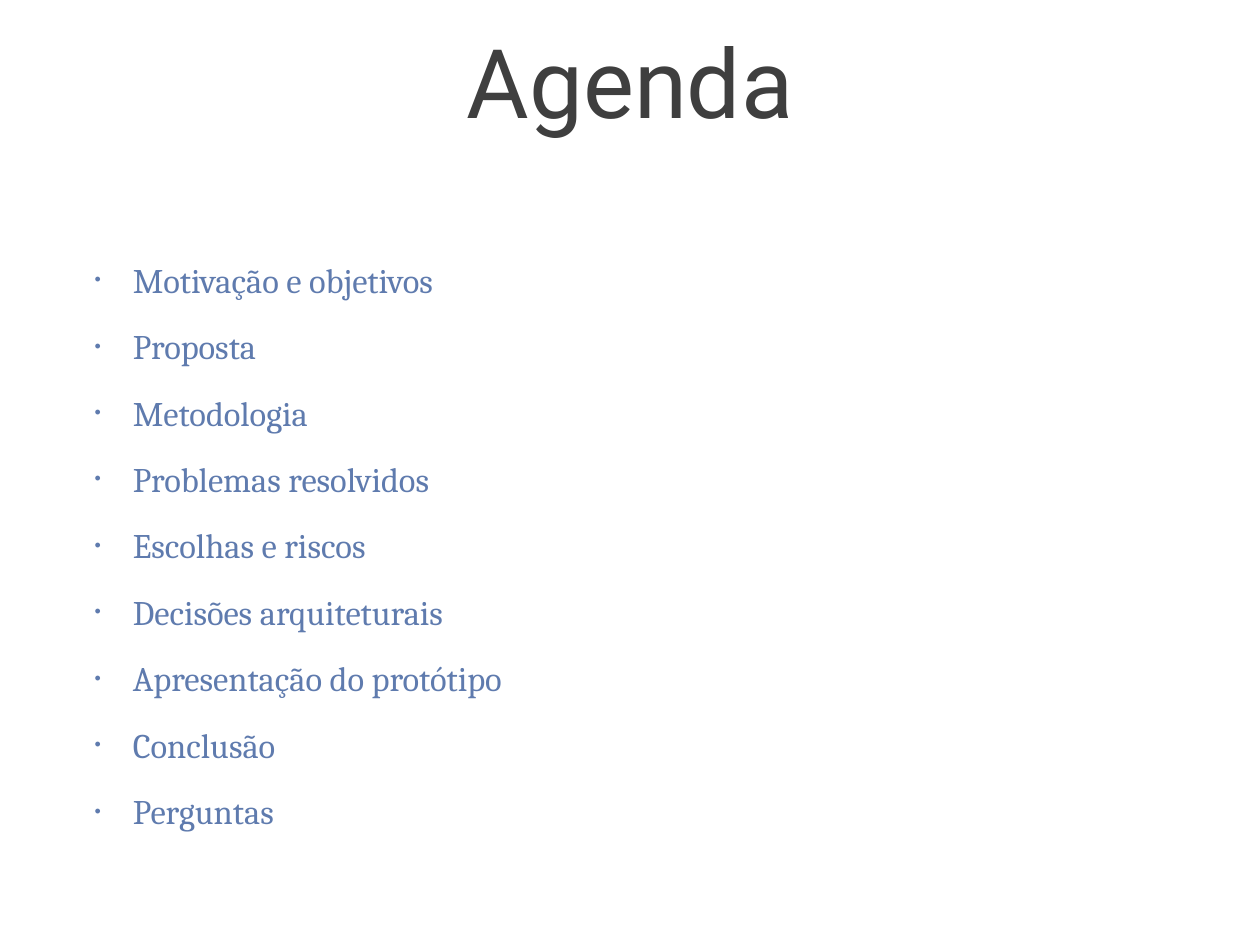
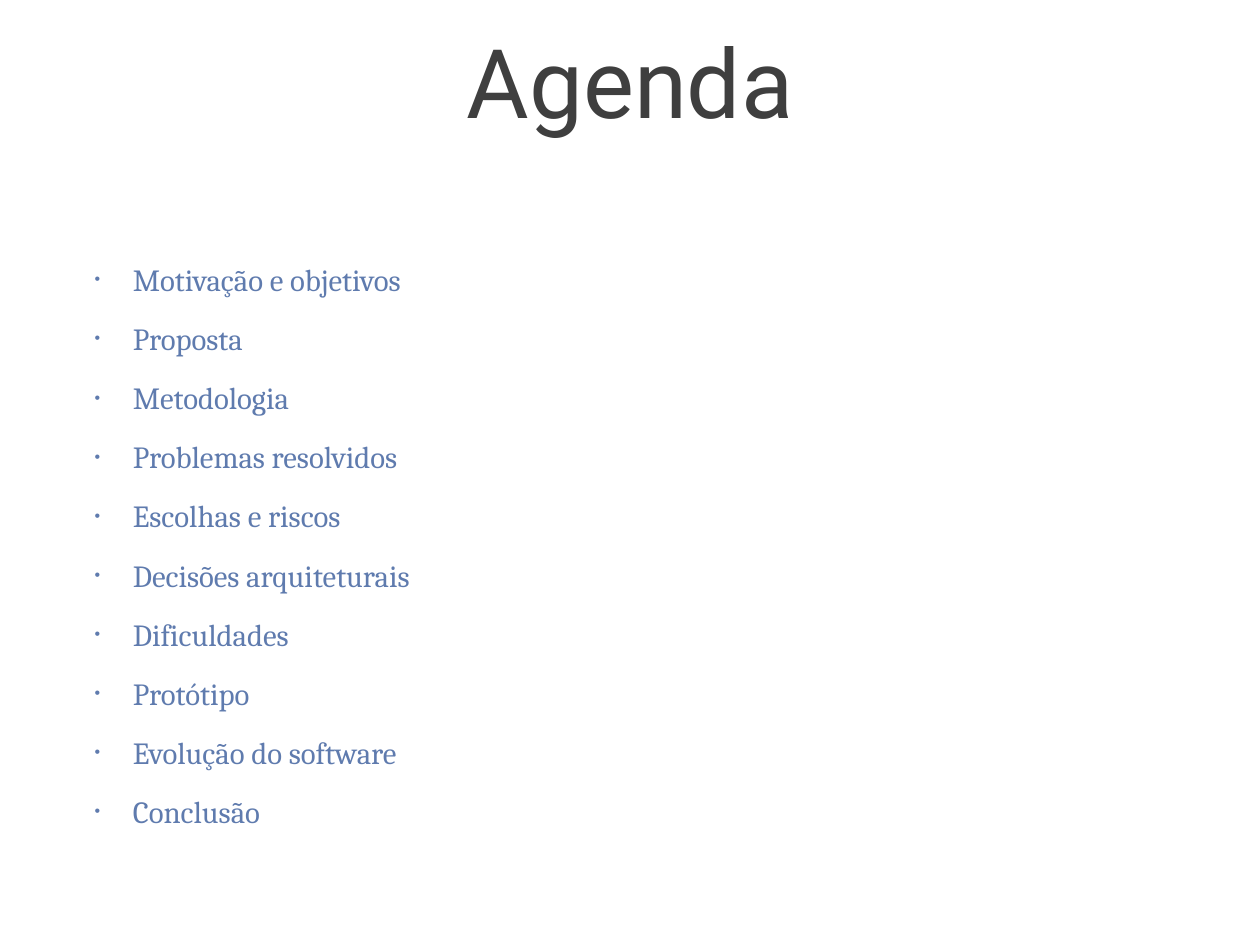
Before and after one commit to tulios/projetofinal-roteiros, a slide deck: slide 2 of apresentacao/apresentacao.ppt. Drawn at 1260x945 pixels with LibreOffice and Linux fonts; fonts in the diff are those of the drawing; background and template pictures are left out. Boxes give left, top, right and bottom in pixels: in the first picture for what was removed or moved away, otherwise in the second. Text is boxed around its words. In the diff, an @@ line names an element or a change of style, - is before the commit and + after.

```diff
--- a/apresentacao/apresentacao.ppt
+++ b/apresentacao/apresentacao.ppt
@@ text at (133, 269, 409, 823): size 28 to 25 pt in "Motivação e objetivos", "Proposta", "Metodologia", "Problemas resolvidos" and 3 more places; less space between paragraphs @@
@@ text at (133, 624, 397, 770): text changed; size 28 to 25 pt @@
-• Apresentação do protótipo
+• Dificuldades
+• Protótipo
+• Evolução do software
@@ text at (133, 801, 274, 832): paragraph removed @@
-• Perguntas
```
Also in this commit, not shown: 3 other slides changed, 10 slides added, 1 slide removed, 14 other files.
